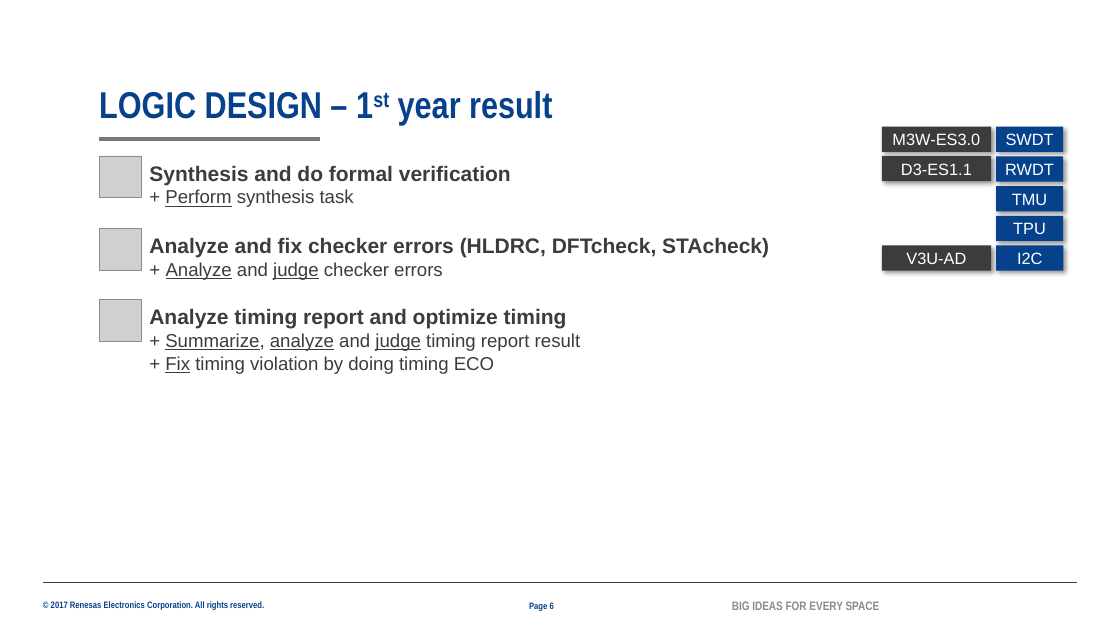
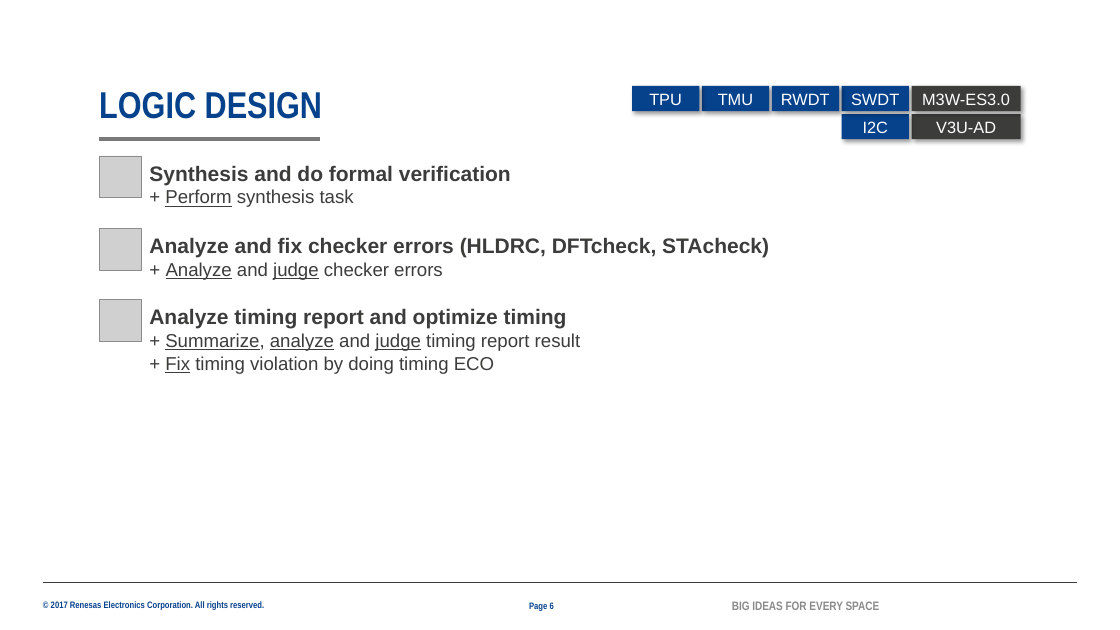
Before and after one commit to lesyhau/bridge, a slide deck: slide 6 of mms.pptx. Drawn at 1120x630 pixels with LibreOffice and Linux fonts; fonts in the diff are those of the drawing; grey boxes stand for pictures; background and template pictures are left out. Boxes give left, top, right and bottom in pixels: in the first picture for what was removed or moved away, otherwise in the second. Text is boxed around its words. In the diff, an @@ line names an element or a change of style, - is before the commit and + after.

```diff
--- a/mms.pptx
+++ b/mms.pptx
@@ mirrored in 5 elements at bbox=[912, 86, 1021, 111], bbox=[842, 86, 909, 111], bbox=[702, 86, 770, 111], bbox=[772, 86, 839, 111], bbox=[633, 86, 700, 111] @@
@@ rectangle "TPU": place and size @@
-rectangle "TPU" at bbox=[996, 216, 1064, 241]
+rectangle "TPU" at bbox=[633, 86, 700, 111]
@@ rectangle "TMU": place and size @@
-rectangle "TMU" at bbox=[996, 187, 1064, 212]
+rectangle "TMU" at bbox=[702, 86, 770, 111]
@@ rectangle "RWDT": place and size @@
-rectangle "RWDT" at bbox=[996, 156, 1064, 181]
+rectangle "RWDT" at bbox=[772, 86, 839, 111]
@@ rectangle "SWDT": place and size @@
-rectangle "SWDT" at bbox=[996, 127, 1064, 152]
+rectangle "SWDT" at bbox=[842, 86, 909, 111]
@@ rectangle "M3W-ES3.0": place and size @@
-rectangle "M3W-ES3.0" at bbox=[882, 127, 991, 152]
+rectangle "M3W-ES3.0" at bbox=[912, 86, 1021, 111]
@@ title at bbox=[99, 92, 322, 119]: text changed @@
-LOGIC DESIGN – 1st year result
+LOGIC DESIGN
@@ rectangle "I2C": place and size @@
-rectangle "I2C" at bbox=[996, 245, 1064, 271]
+rectangle "I2C" at bbox=[842, 114, 909, 139]
@@ rectangle "V3U-AD": place and size @@
-rectangle "V3U-AD" at bbox=[882, 245, 991, 271]
+rectangle "V3U-AD" at bbox=[912, 114, 1021, 139]
@@ rectangle removed at bbox=[882, 156, 991, 181] @@
-D3-ES1.1
```
Also in this commit, not shown: 9 other slides changed.
